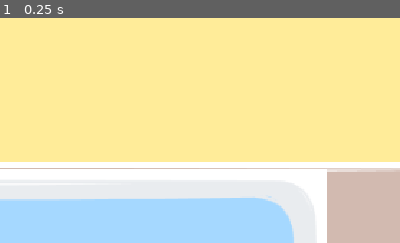
Above: before the commit, frame 1.
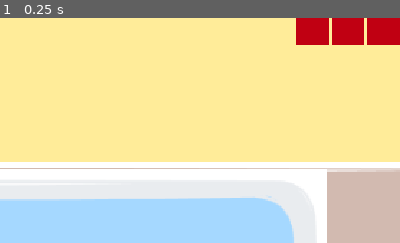
Above: after the commit, the same moment.

Repository: natleahh/gmtk-jam-2026
Game: Godot game, scene res://prototypes/ADHDHell/main.tscn
Two runs of this game, one before a commit and one after it. Both use one fixed random seed, a clock stepped at 60 frames per second and the inputs below. The project has no main scene, so this scene is started directly.
Inputs:
- Up to frame 1 (0.25 s): no input
The pictures show only the part of the screen within x 50-100%, y 0-50%; the shares and areas given below are measured in that part.

The runs differ from the first frame. In frame 1, 2.9% of the frame differs, in the area x 74-100%, y 0-12%.

Commit message:
feat: add okr system and connect to HUD

Diff:
--- a/prototypes/ADHDHell/hud.gd
+++ b/prototypes/ADHDHell/hud.gd
@@ -1,14 +1,35 @@
 class_name HUD extends CanvasLayer
 
+@export var main: Node2D
+
+@export var okr_system: OKRSystem
 @export var dopamine_system: Dopaminesystem
+
 @export var progress_bar: ProgressBar
 @export var game_over_screen: ColorRect
+@export var h_box_container: HBoxContainer
+@export var color_rect_1: ColorRect
+@export var color_rect_2: ColorRect
+@export var color_rect_3: ColorRect
+
+
+@onready var tasks: Array[ColorRect] = [
+		color_rect_1,
+		color_rect_2,
+		color_rect_3,
+]
 
 func _ready() -> void:
 	dopamine_system.level_updated.connect(_on_updated_dopamine)
+	okr_system.completion.connect(_on_update_okr)
+
+
 
 func _on_updated_dopamine():
 	progress_bar.value = dopamine_system.level
 
+func _on_update_okr():
+	tasks[okr_system.current].color = Color("green")
+
 func game_over():
 	game_over_screen.visible = true
--- a/prototypes/ADHDHell/main.gd
+++ b/prototypes/ADHDHell/main.gd
@@ -1,4 +1,7 @@
 extends Node2D
+
+
+
 @export var dopamine_system: Dopaminesystem
 @export var hud: HUD
 
--- a/prototypes/ADHDHell/main.tscn
+++ b/prototypes/ADHDHell/main.tscn
@@ -7,6 +7,7 @@
 [ext_resource type="Script" uid="uid://g3q68s4lagrf" path="res://prototypes/ADHDHell/character_controller.gd" id="4_0vcbb"]
 [ext_resource type="Script" uid="uid://ciho8h0fymg6s" path="res://prototypes/ADHDHell/hud.gd" id="6_0l71j"]
 [ext_resource type="Script" uid="uid://bkvqfvaoa0che" path="res://prototypes/ADHDHell/dopamine_system.gd" id="6_tcltd"]
+[ext_resource type="Script" uid="uid://iluqsfef1fkv" path="res://prototypes/ADHDHell/okr_system.gd" id="9_ce8lw"]
 
 [node name="Main" type="Node2D" unique_id=623799325 node_paths=PackedStringArray("dopamine_system", "hud")]
 script = ExtResource("1_ndhnn")
@@ -44,12 +45,18 @@
 drag_right_margin = 0.5
 drag_bottom_margin = 0.5
 
-[node name="HUD" type="CanvasLayer" parent="CharacterController/Camera2D" unique_id=1036558482 node_paths=PackedStringArray("dopamine_system", "progress_bar", "game_over_screen")]
+[node name="HUD" type="CanvasLayer" parent="CharacterController/Camera2D" unique_id=1036558482 node_paths=PackedStringArray("main", "okr_system", "dopamine_system", "progress_bar", "game_over_screen", "h_box_container", "color_rect_1", "color_rect_2", "color_rect_3")]
 follow_viewport_scale = 0.001
 script = ExtResource("6_0l71j")
+main = NodePath("../../..")
+okr_system = NodePath("../../../OKRSystem")
 dopamine_system = NodePath("../../../DopamineSystem")
 progress_bar = NodePath("ProgressBar")
 game_over_screen = NodePath("GameOverScreen")
+h_box_container = NodePath("Control/HBoxContainer")
+color_rect_1 = NodePath("Control/HBoxContainer/ColorRect1")
+color_rect_2 = NodePath("Control/HBoxContainer/ColorRect2")
+color_rect_3 = NodePath("Control/HBoxContainer/ColorRect3")
 
 [node name="ProgressBar" type="ProgressBar" parent="CharacterController/Camera2D/HUD" unique_id=616730029]
 anchors_preset = 9
@@ -68,6 +75,41 @@
 grow_vertical = 2
 color = Color(0.44705883, 0.09803922, 0.09019608, 0.52156866)
 
+[node name="Control" type="Control" parent="CharacterController/Camera2D/HUD" unique_id=1094649383]
+layout_mode = 3
+anchors_preset = 15
+anchor_right = 1.0
+anchor_bottom = 1.0
+grow_horizontal = 2
+grow_vertical = 2
+
+[node name="HBoxContainer" type="HBoxContainer" parent="CharacterController/Camera2D/HUD/Control" unique_id=155006258]
+layout_mode = 1
+anchors_preset = 1
+anchor_left = 1.0
+anchor_right = 1.0
+offset_left = -149.0
+offset_bottom = 40.0
+grow_horizontal = 0
+
+[node name="ColorRect1" type="ColorRect" parent="CharacterController/Camera2D/HUD/Control/HBoxContainer" unique_id=892428416]
+layout_mode = 2
+size_flags_horizontal = 3
+color = Color(0.7520303, 0, 0.070110016, 1)
+
+[node name="ColorRect2" type="ColorRect" parent="CharacterController/Camera2D/HUD/Control/HBoxContainer" unique_id=1092362826]
+layout_mode = 2
+size_flags_horizontal = 3
+color = Color(0.7520303, 0, 0.070110016, 1)
+
+[node name="ColorRect3" type="ColorRect" parent="CharacterController/Camera2D/HUD/Control/HBoxContainer" unique_id=1365946085]
+layout_mode = 2
+size_flags_horizontal = 3
+color = Color(0.7520303, 0, 0.070110016, 1)
+
 [node name="DopamineSystem" type="Node" parent="." unique_id=2120414318]
 script = ExtResource("6_tcltd")
 dopamine_decay = 0.02
+
+[node name="OKRSystem" type="Node" parent="." unique_id=1352379019]
+script = ExtResource("9_ce8lw")
--- /dev/null
+++ b/prototypes/ADHDHell/okr_system.gd
@@ -0,0 +1,7 @@
+class_name OKRSystem extends Node
+
+## KPI System
+@export_range(0, 20) var max: int = 3
+var current: int = 0
+
+signal	completion
Not shown, added: prototypes/ADHDHell/okr_system.gd.uid
